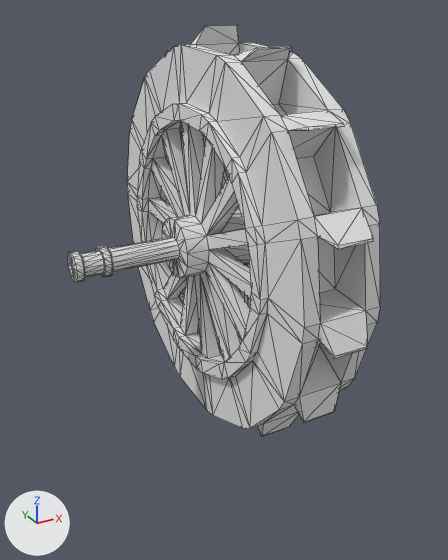
Renders of the FBX model P4/Source/DigitalArts/Export/Watermill.FBX from each side of a commit.
One viewpoint serves both versions: a 50 mm camera at (-1.95, -3.48, 1.45) aimed at (-0.03, 0.01, -0.3). The axes (+X, +Y, +Z) are drawn at lower left. The lights are the same throughout. Mesh edges are drawn as thin lines. Where no turn or scale is listed for an object, it has been applied to the vertices.

Names of what the first picture shows: 'Watermill'.
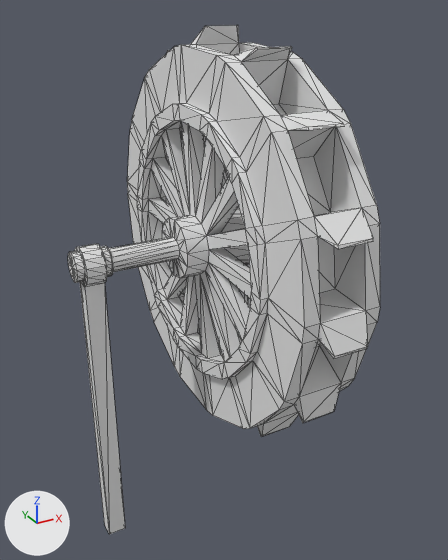
Commit message: Watermill + Bridge

The change in detail:
Mesh me_mesh_001 is new.
It has 58 vertices, 88 faces and spans x -0.06..0.06, y -0.12..0.12, z -1.12..1.12.
Object 'WatermillHolder' (ob_watermillholder) is new; it shows me_mesh_001.
Its location is (-0.963, 0.0, -0.994).

Location of each change, (x1, y1, x2, y2) in pixels of the pictures (448 x 560 px):
'WatermillHolder', added
    after: (75, 244, 125, 534)
